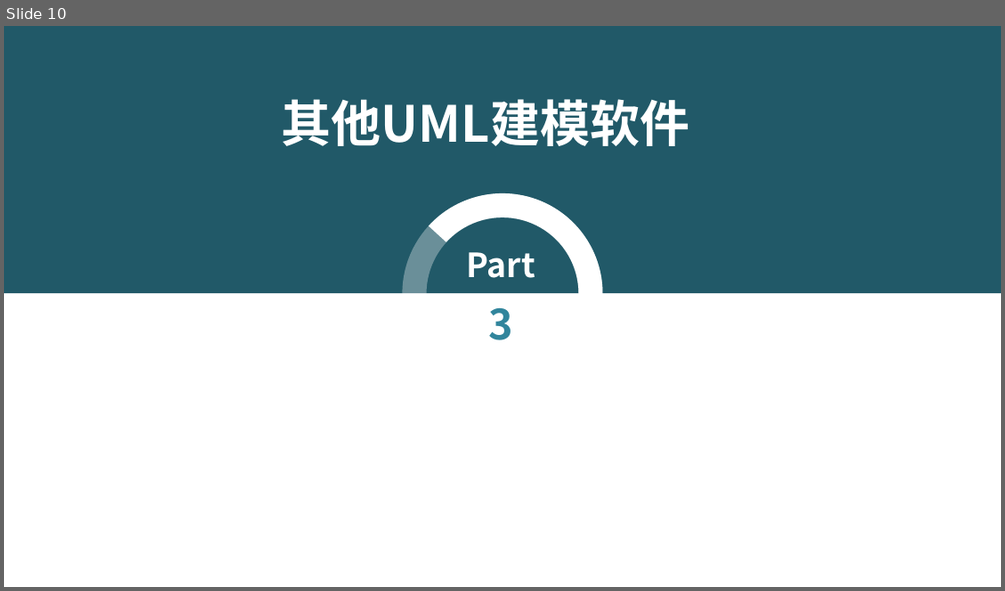
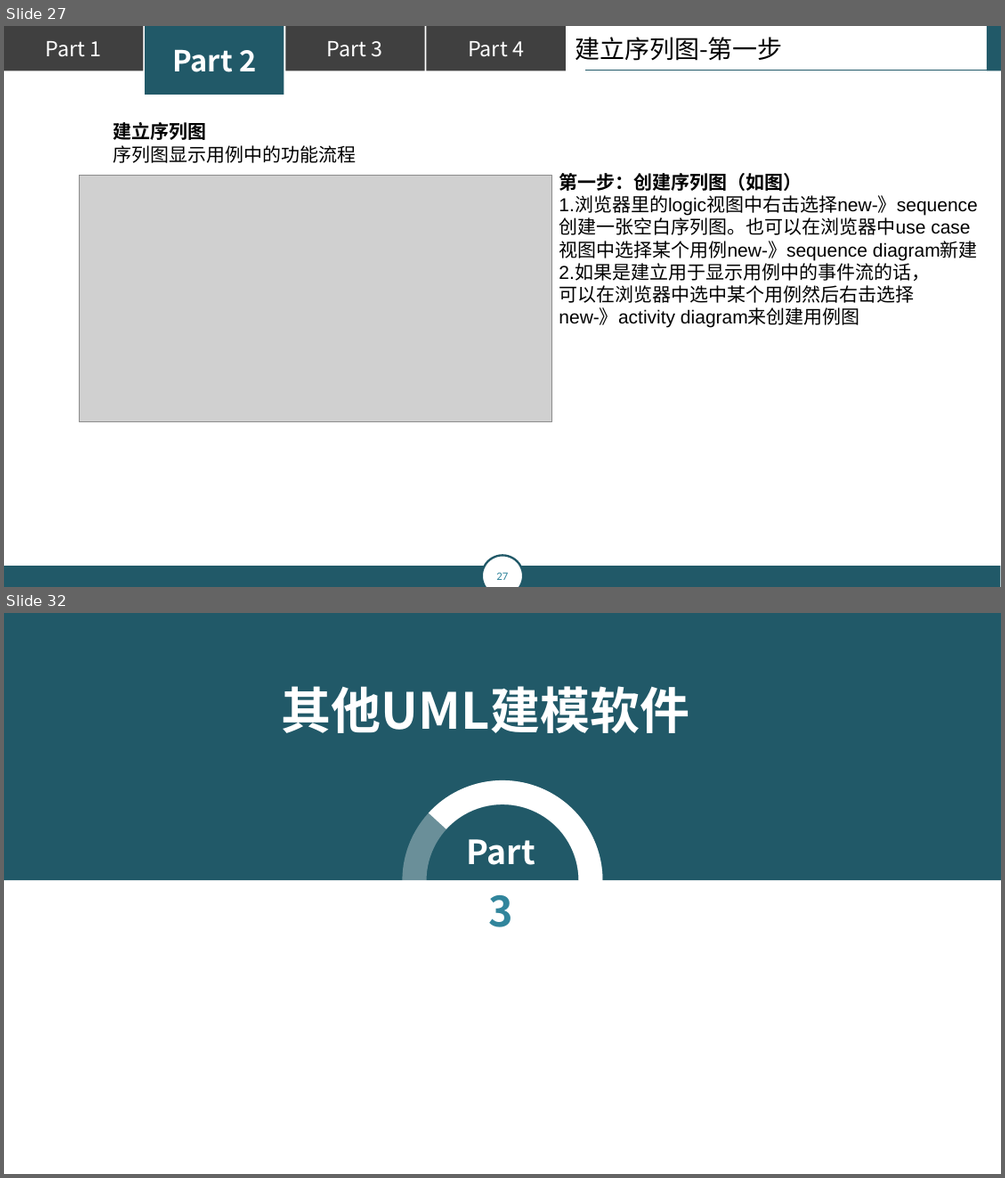
Before and after one commit to popopoi/PRD2018-G07, a slide deck: 翻转课堂PPT/PRD2018-G07-第五周翻转课堂PPT.pptx. Shown one above the other, each under a label of ours: slide 10 before the commit, slides 27 and 32 after it; the slides between them are not shown. The pictures are 1005x591 and 1005x1178 pixels, drawn with LibreOffice and Linux fonts; fonts in the diff are those of the drawing; grey boxes stand for pictures; background and template pictures are left out. Boxes give left, top, right and bottom in pixels: in the first picture for what was removed or moved away, otherwise in the second. Text is boxed around its words. In the diff, an @@ line names an element or a change of style, - is before the commit and + after.

```diff
--- a/翻转课堂PPT/PRD2018-G07-第五周翻转课堂PPT.pptx
+++ b/翻转课堂PPT/PRD2018-G07-第五周翻转课堂PPT.pptx
@@ slide 27 added at (4, 26, 1001, 587), background #FFFFFF @@
@@ rectangle added at (4, 26, 143, 70), fill #404040, 20 pt, text #FFFFFF @@
+Part 1
@@ rectangle added at (145, 26, 283, 94), fill #215968, 28 pt, text #FFFFFF, bold @@
+Part 2
@@ rectangle added at (285, 26, 424, 70), fill #404040, 20 pt, text #FFFFFF @@
+Part 3
@@ rectangle added at (427, 26, 566, 70), fill #404040, 20 pt, text #FFFFFF @@
+Part 4
@@ text added at (574, 37, 783, 61), 24 pt, text #000000 @@
+建立序列图-第一步
@@ rectangle added at (987, 26, 1001, 70), fill #215968 @@
@@ line added from (994, 70) to (585, 70), #215968 0.75 pt @@
@@ text added at (113, 122, 356, 163), 18 pt, text #000000 @@
+建立序列图
+序列图显示用例中的功能流程
@@ picture added at (79, 175, 551, 421) @@
@@ text added at (558, 173, 978, 328), 18 pt, text #000000 @@
+第一步：创建序列图（如图）
+1.浏览器里的logic视图中右击选择new-》sequence
+创建一张空白序列图。也可以在浏览器中use case
+视图中选择某个用例new-》sequence diagram新建
+2.如果是建立用于显示用例中的事件流的话，
+可以在浏览器中选中某个用例然后右击选择
+new-》activity diagram来创建用例图
@@ page number added at (482, 556, 523, 587), fill #FFFFFF, outline #215968 2 pt, 11 pt, text #31859C @@
+27
@@ rectangle added at (4, 566, 1000, 587), fill #215968 @@
@@ what was slide 10 is now slide 32 @@
```
Also in this commit, not shown: 21 other slides added, 1 other file.
